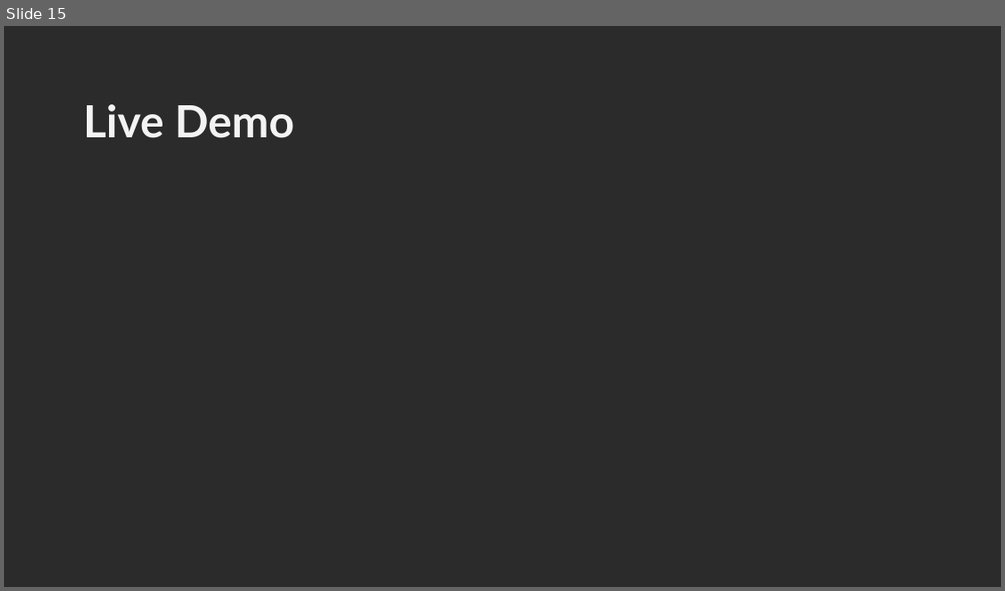
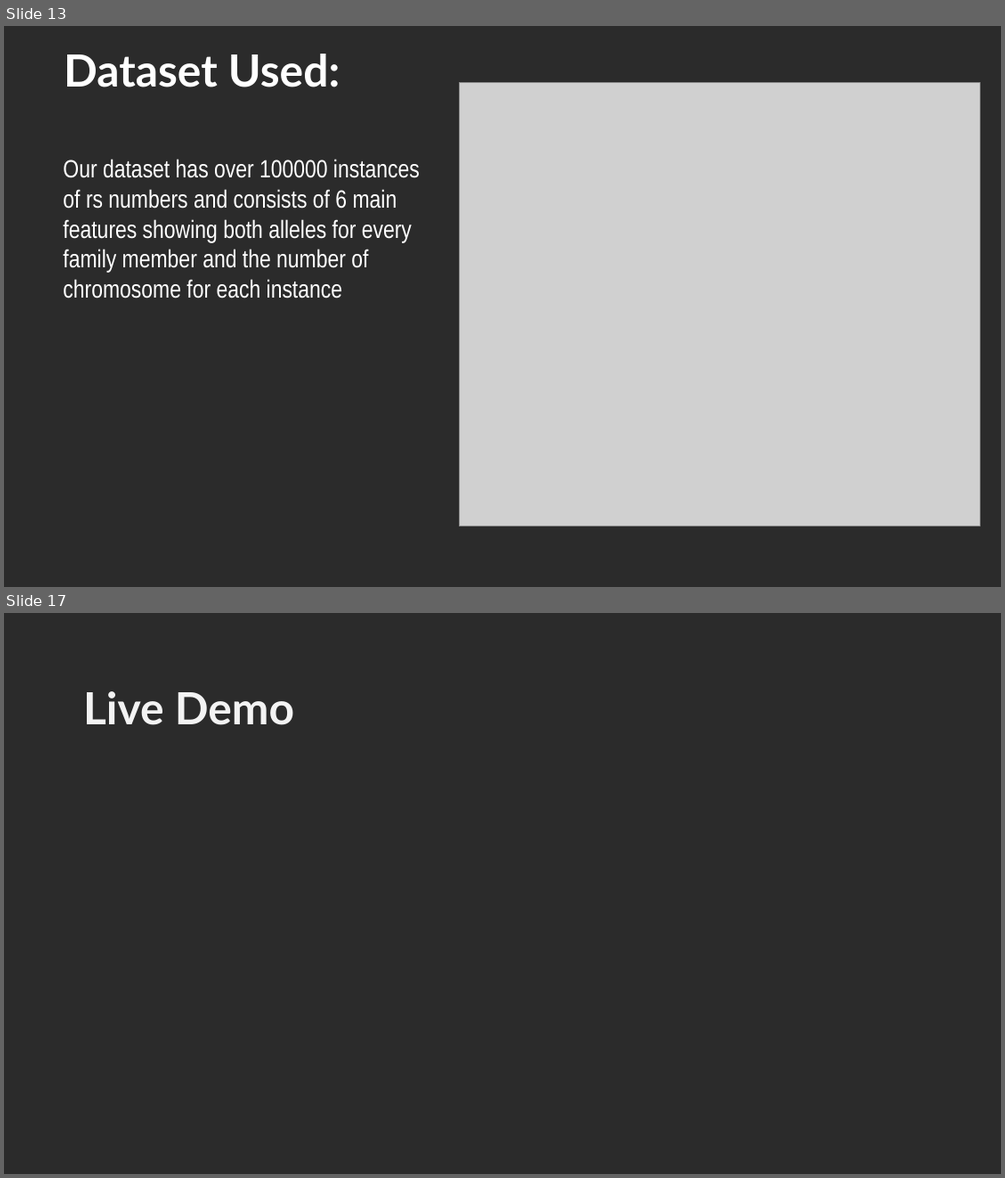
Before and after one commit to YoussifAssem/Genatac, a slide deck: E-Genetics/presentations/new presentation.pptx. Shown one above the other, each under a label of ours: slide 15 before the commit, slides 13 and 17 after it; the slides between them are not shown. The pictures are 1005x591 and 1005x1178 pixels, drawn with LibreOffice and Linux fonts; fonts in the diff are those of the drawing; grey boxes stand for pictures; background and template pictures are left out; a plain dark background stands for a picture behind light text. Boxes give left, top, right and bottom in pixels: in the first picture for what was removed or moved away, otherwise in the second. Text is boxed around its words. In the diff, an @@ line names an element or a change of style, - is before the commit and + after.

```diff
--- a/E-Genetics/presentations/new presentation.pptx
+++ b/E-Genetics/presentations/new presentation.pptx
@@ slide 13 added at (x1=4, y1=26, x2=1001, y2=587), background picture (left out) @@
@@ text added at (x1=64, y1=54, x2=340, y2=87), 32 pt, text #FFFFFF, bold @@
+Dataset Used:
@@ picture added at (x1=460, y1=83, x2=979, y2=526) @@
@@ text added at (x1=63, y1=159, x2=420, y2=298), 18 pt, text #FFFFFF @@
+Our dataset has over 100000 instances of rs numbers and consists of 6 main features showing both alleles for every family member and the number of chromosome for each instance
@@ what was slide 15 is now slide 17 @@
```
Also in this commit, not shown: 7 slides changed, 4 other slides added, 3 slides removed.
